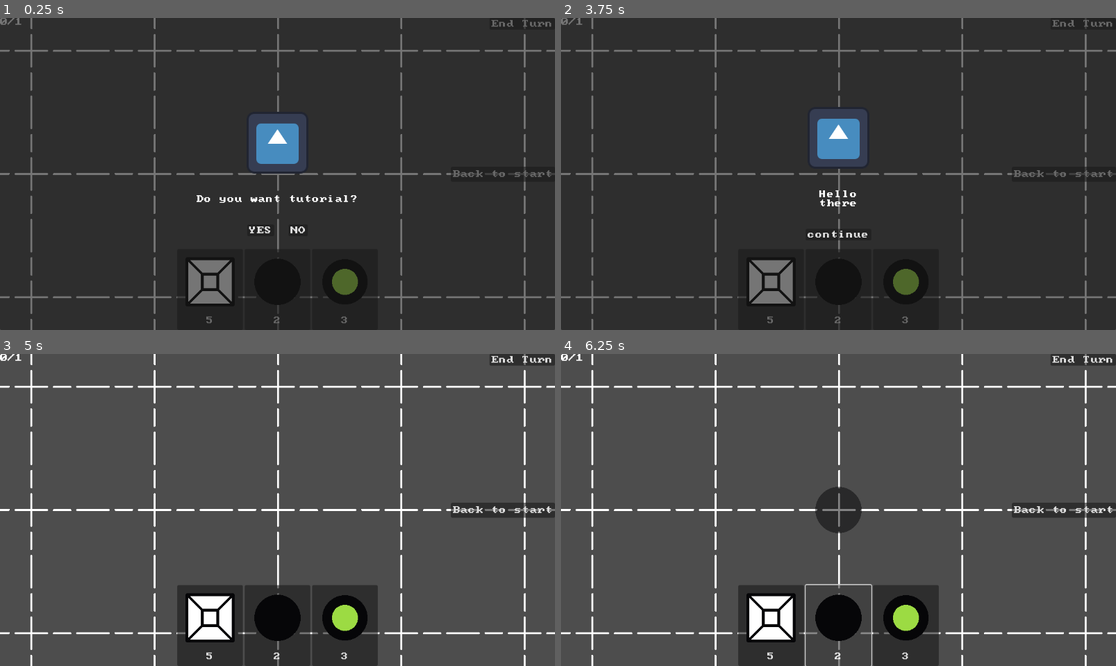
Above: before the commit, frames 1-4 (two rows, left to right).
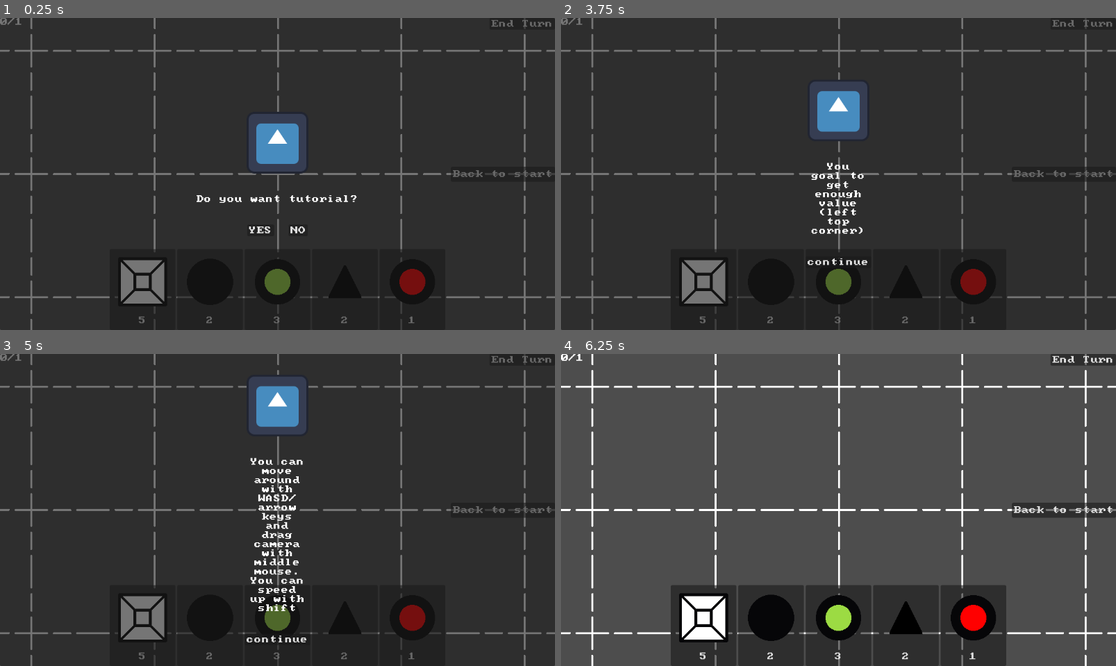
Above: after the commit, the same moments.

Repository: Iviv122/swiatlowod-2
Game: Godot game, scene res://main.tscn
Same seed, same stepped clock (60 frames per second), same inputs: the game is played once before the commit and once after it. The engine's default icon, where the game draws it, is replaced by a stand-in: a white triangle on a blue panel in a dark square.
Inputs (mouse positions are in pixels of both pictures, inside the frame that each line leads up to):
- Up to frame 1 (0.25 s): no input
- Up to frame 2 (3.75 s): click "5" at 0.5 s; click "2" at 1.25 s; click "End Turn" at 2 s; click (971, 289) at 2.75 s, where only the run after the commit has a clickable "1"; click "YES" at 3.5 s
- Up to frame 3 (5 s): click "continue" at 4.25 s
- Up to frame 4 (6.25 s): click (838, 641) at 5 s, where only the run after the commit has a clickable "continue"; click (838, 622) at 5.75 s, where only the run after the commit has a clickable "continue"

The runs differ from the first frame. In frame 1, 3.8% of the frame differs, in the area x 20-80%, y 74-100%; in frame 2, 6.8%; in frame 3, 91%, in the area x 0-100%, y 0-100%; in frame 4, 9.6%.

Commit message:
forwarder

Diff:
--- a/assets/concrete_components/factory.tres
+++ b/assets/concrete_components/factory.tres
@@ -9,4 +9,5 @@
 on_trigger_desc = "Produce 1 value"
 max_connections = 2
 sprite = ExtResource("2_1ny0p")
+priority_level = 10
 metadata/_custom_type_script = "uid://ckuewexy0fnce"
--- /dev/null
+++ b/assets/concrete_components/forwarder.tres
@@ -0,0 +1,12 @@
+[gd_resource type="Resource" script_class="Forwarder" load_steps=3 format=3 uid="uid://crnk2ck3ivgu6"]
+
+[ext_resource type="Script" uid="uid://c252ucgsfdt4q" path="res://objects/components_concrete/forwarder.gd" id="1_2sach"]
+[ext_resource type="Texture2D" uid="uid://cou8f4ymepi1o" path="res://raw_assets/forwarder.png" id="2_cu0nh"]
+
+[resource]
+script = ExtResource("1_2sach")
+Name = "Forwarder"
+on_trigger_desc = "Send signal into direction arrow looks"
+max_connections = 2
+sprite = ExtResource("2_cu0nh")
+metadata/_custom_type_script = "uid://c252ucgsfdt4q"
--- a/assets/concrete_components/repeater.tres
+++ b/assets/concrete_components/repeater.tres
@@ -6,9 +6,8 @@
 [resource]
 script = ExtResource("1_ogrxd")
 Name = "Repeater"
-on_trigger_desc = "Send signal to all neighbours.
-First time 100% chance.
-Then 10% chance."
+on_trigger_desc = "Send signal to all neighbours
+Exclude signal owner"
 max_connections = 3
 sprite = ExtResource("2_4uj4n")
 metadata/_custom_type_script = "uid://dmr3lmasdr0aj"
--- a/assets/concrete_components/router.tres
+++ b/assets/concrete_components/router.tres
@@ -9,4 +9,5 @@
 on_trigger_desc = "Send signal to random neighbour"
 max_connections = 5
 sprite = ExtResource("2_aq2b5")
+priority_level = 2
 metadata/_custom_type_script = "uid://bwv32o2dpsjrq"
--- a/main.tscn
+++ b/main.tscn
@@ -14,6 +14,8 @@
 [ext_resource type="PackedScene" uid="uid://de864lepfoan0" path="res://prefabs/tutorial.tscn" id="8_5vw27"]
 [ext_resource type="Resource" uid="uid://dxmht4utnnhpx" path="res://assets/concrete_components/repeater.tres" id="8_ycdy4"]
 [ext_resource type="Texture2D" uid="uid://ryomm0grwrvk" path="res://raw_assets/dashed_tile.png" id="9_kek77"]
+[ext_resource type="Resource" uid="uid://crnk2ck3ivgu6" path="res://assets/concrete_components/forwarder.tres" id="10_cegan"]
+[ext_resource type="Resource" uid="uid://lcw6k8ta0ybm" path="res://assets/concrete_components/router.tres" id="11_82xsv"]
 [ext_resource type="Script" uid="uid://b3tqh0p6dvmqm" path="res://objects/progression/turn_timer.gd" id="12_vivmo"]
 [ext_resource type="Script" uid="uid://byxtdq2gkxl03" path="res://objects/select_screen/select_canvas.gd" id="16_2cqfq"]
 [ext_resource type="Script" uid="uid://6dbbnn0gj4kh" path="res://objects/select_screen/pack_selector.gd" id="17_074og"]
@@ -35,6 +37,18 @@
 script = ExtResource("5_272bh")
 comp = ExtResource("8_ycdy4")
 amount = 3
+metadata/_custom_type_script = "uid://ckbxto3f132l4"
+
+[sub_resource type="Resource" id="Resource_getpj"]
+script = ExtResource("5_272bh")
+comp = ExtResource("10_cegan")
+amount = 2
+metadata/_custom_type_script = "uid://ckbxto3f132l4"
+
+[sub_resource type="Resource" id="Resource_82xsv"]
+script = ExtResource("5_272bh")
+comp = ExtResource("11_82xsv")
+amount = 1
 metadata/_custom_type_script = "uid://ckbxto3f132l4"
 
 [sub_resource type="TileSetAtlasSource" id="TileSetAtlasSource_4c57u"]
@@ -102,6 +116,24 @@
 "
 script = ExtResource("1_0xm2m")
 res = SubResource("Resource_w48qg")
+mouse = NodePath("../../../Mouse")
+metadata/_custom_type_script = "uid://g0gktq42cgrq"
+
+[node name="Button4" type="Button" parent="InGameUI/VBoxContainer" node_paths=PackedStringArray("mouse")]
+layout_mode = 2
+text = "option1
+"
+script = ExtResource("1_0xm2m")
+res = SubResource("Resource_getpj")
+mouse = NodePath("../../../Mouse")
+metadata/_custom_type_script = "uid://g0gktq42cgrq"
+
+[node name="Button5" type="Button" parent="InGameUI/VBoxContainer" node_paths=PackedStringArray("mouse")]
+layout_mode = 2
+text = "option1
+"
+script = ExtResource("1_0xm2m")
+res = SubResource("Resource_82xsv")
 mouse = NodePath("../../../Mouse")
 metadata/_custom_type_script = "uid://g0gktq42cgrq"
 
--- a/objects/components/component_instance.gd
+++ b/objects/components/component_instance.gd
@@ -46,7 +46,20 @@
 	t.tween_property(self,"scale",Vector2(1.2,1.2),0.1).set_trans(Tween.TRANS_SPRING)
 	t.tween_property(self,"scale",Vector2(1,1),0.1).set_delay(0.05).set_trans(Tween.TRANS_SPRING)
 
-	component.trigger(neighbours,self)
+	component.trigger(neighbours,self,self)
+
+func switch() -> void:
+	component.switch()
+
+func trigger_outside(signal_owner : ComponentInstance):
+	if t:
+		t.kill()
+	t = create_tween()
+
+	t.tween_property(self,"scale",Vector2(1.2,1.2),0.1).set_trans(Tween.TRANS_SPRING)
+	t.tween_property(self,"scale",Vector2(1,1),0.1).set_delay(0.05).set_trans(Tween.TRANS_SPRING)
+
+	component.trigger(neighbours,self,signal_owner)
 
 func send_pulse(i : int) -> void:
 	wires[i].play_effect(self,neighbours[i])
--- a/objects/components/function.gd
+++ b/objects/components/function.gd
@@ -21,7 +21,10 @@
     pass
 func on_turn_end(_neighbour : Array[ComponentInstance],s : ComponentInstance ) -> void:
     pass
-func trigger(_neighbour : Array[ComponentInstance],s : ComponentInstance ) -> void:
+func trigger(_neighbour : Array[ComponentInstance],s : ComponentInstance,signal_owner : ComponentInstance) -> void:
     pass
 func on_turn_start(s : ComponentInstance) -> void:
     pass
+# change compoment on right click
+func switch() -> void:
+    pass
--- a/objects/components/pulse_signal.gd
+++ b/objects/components/pulse_signal.gd
@@ -1,5 +1,7 @@
 extends Sprite2D
 class_name PulseSignal
+
+var signal_owner : ComponentInstance
 
 func _ready():
 
@@ -16,5 +18,5 @@
 	var t = create_tween()
 	t.tween_property(self,"global_position",d.global_position,0.2).set_trans(Tween.TRANS_SINE)
 	await get_tree().create_timer(0.2).timeout
-	d.trigger()
+	d.trigger_outside(signal_owner)
 	queue_free()
--- a/objects/components/wire.gd
+++ b/objects/components/wire.gd
@@ -8,6 +8,8 @@
 	var pulse_particle = PulseSignal.new()
 
 	pulse_particle.global_position = s.global_position
+	pulse_particle.signal_owner = s
+
 	get_tree().root.add_child(pulse_particle)
 
 	pulse_particle.send(neighbour)
--- a/objects/components_concrete/entry_point.gd
+++ b/objects/components_concrete/entry_point.gd
@@ -5,9 +5,9 @@
 
 func on_turn_end(_neighbours : Array[ComponentInstance],s : ComponentInstance) -> void:
 	was_triggered = false
-	trigger(_neighbours,s)
+	trigger(_neighbours,s,s)
 
-func trigger(_neighbours : Array[ComponentInstance], s :ComponentInstance) -> void:
+func trigger(_neighbours : Array[ComponentInstance],s : ComponentInstance,signal_owner : ComponentInstance) -> void:
 	if !was_triggered:
 		if _neighbours.size() >0:
 			was_triggered = true
--- a/objects/components_concrete/factory.gd
+++ b/objects/components_concrete/factory.gd
@@ -1,5 +1,5 @@
 extends Component
 class_name Factory
 
-func trigger(_neighbour : Array[ComponentInstance],s : ComponentInstance ) -> void:
+func trigger(_neighbour : Array[ComponentInstance],s : ComponentInstance,_signal_owner : ComponentInstance) -> void:
     MoneyParticleSpawnerInstance.spawn_particle(s.global_position,1)
--- /dev/null
+++ b/objects/components_concrete/forwarder.gd
@@ -0,0 +1,20 @@
+extends Component
+class_name Forwarder
+
+var target_dir : int = 0
+
+func switch():
+	print("switch")
+	if target_dir == 1:
+		target_dir = 0
+	else:
+		target_dir = 1
+
+func send(_neighbours : Array[ComponentInstance], s :ComponentInstance,_signal_owner : ComponentInstance):
+
+	PopTextCreatorInstance.pop_text(s.global_position,"triggered",Color.GREEN)
+	if _neighbours[0] && _neighbours[1]:
+			s.send_pulse(target_dir)
+
+func trigger(_neighbour : Array[ComponentInstance],s : ComponentInstance,signal_owner : ComponentInstance) -> void:
+	send(_neighbour,s,signal_owner)
--- a/objects/components_concrete/repeater.gd
+++ b/objects/components_concrete/repeater.gd
@@ -1,20 +1,14 @@
 extends Component
 class_name Repeater
 
-var was_triggered = false
 
-func on_turn_end(_neighbours : Array[ComponentInstance],s : ComponentInstance) -> void:
-	was_triggered = false
+func send(_neighbours : Array[ComponentInstance], s :ComponentInstance,_signal_owner : ComponentInstance):
+	for i in _neighbours.size():
+		if _neighbours[i] == _signal_owner:
+			continue
 
-func send(_neighbours : Array[ComponentInstance], s :ComponentInstance):
-	for i in _neighbours.size():
-				PopTextCreatorInstance.pop_text(s.global_position,"triggered",Color.GREEN)
-				s.send_pulse(i)
+		PopTextCreatorInstance.pop_text(s.global_position,"triggered",Color.GREEN)
+		s.send_pulse(i)
 
-func trigger(_neighbours : Array[ComponentInstance], s :ComponentInstance) -> void:
-	if was_triggered:
-		if randf() > 0.9:
-			send(_neighbours,s)
-	else:
-		send(_neighbours,s)
-	was_triggered = true
+func trigger(_neighbour : Array[ComponentInstance],s : ComponentInstance,signal_owner : ComponentInstance) -> void:
+	send(_neighbour,s,signal_owner)
--- a/objects/components_concrete/router.gd
+++ b/objects/components_concrete/router.gd
@@ -4,7 +4,8 @@
 
 func send(_neighbours : Array[ComponentInstance], s :ComponentInstance):
 	PopTextCreatorInstance.pop_text(s.global_position,"triggered",Color.GREEN)
+
 	s.send_pulse(randi_range(0,_neighbours.size()-1))
 
-func trigger(_neighbours : Array[ComponentInstance], s :ComponentInstance) -> void:
-	send(_neighbours,s)
+func trigger(_neighbour : Array[ComponentInstance],s : ComponentInstance,_signal_owner : ComponentInstance) -> void:
+	send(_neighbour,s)
--- a/objects/components_concrete/sample.gd
+++ /dev/null
@@ -1,20 +0,0 @@
-extends Component
-class_name Sample
-
-func on_place() -> void:
-	print("placed")
-
-func on_connect(_neighbour : ComponentInstance) -> void:
-	print("connected")
-
-func on_appear() -> void:
-	print("new item appeared")
-
-func on_item_trigger() -> void:
-	print("item in grid done something")
-
-func on_turn_end(_neighbours : Array[ComponentInstance],s) -> void:
-	print("turn ended")
-
-func trigger(_neighbours : Array[ComponentInstance],s) -> void:
-	print("i was triggered")
--- a/objects/in_field_ui/mouse.gd
+++ b/objects/in_field_ui/mouse.gd
@@ -114,10 +114,9 @@
 		current_wire.queue_free()
 		current_wire = null
 
-func cancel():
-	stop_wiring()
-	if current_state == MouseState.Placing || current_state == MouseState.CantPlace:
-		clear()
+func modify_component():
+	if result[0].collider:
+		result[0].collider.switch()
 
 func _unhandled_input(event: InputEvent) -> void:
 
@@ -134,8 +133,13 @@
 		else:
 			PopTextCreatorInstance.pop_text(get_global_mouse_position(),"no space",Color.RED)
 		move(get_global_mouse_position())
-	if event.is_action("cancel"):
-		cancel()
+	if event.is_action_pressed("cancel"):
+		if current_state == MouseState.Wiring:
+			modify_component()
+		elif  current_state == MouseState.Placing || current_state == MouseState.CantPlace:
+			clear()
+
+		stop_wiring()
 
 
 enum MouseState{
--- a/prefabs/tutorial.tscn
+++ b/prefabs/tutorial.tscn
@@ -18,8 +18,9 @@
 grow_horizontal = 2
 grow_vertical = 2
 script = ExtResource("1_i083s")
-images = Array[Texture2D]([ExtResource("1_3a25p")])
-description = Array[String](["Hello there"])
+images = Array[Texture2D]([ExtResource("1_3a25p"), ExtResource("1_3a25p"), ExtResource("1_3a25p")])
+description = Array[String](["You goal to get enough value (left top corner)", "You can move around with WASD/arrow keys and drag camera with middle mouse.
+You can speed up with shift", "You have different components in your bar. Hover mouse to get description"])
 metadata/_custom_type_script = "uid://dn1ckfr0j1n81"
 
 [node name="VBoxContainer" type="VBoxContainer" parent="Panel"]
Not shown: 1 places in main.tscn that only renumber resources
Not shown, added: objects/components_concrete/forwarder.gd.uid
Not shown, removed: objects/components_concrete/sample.gd.uid
Binary file added: raw_assets/forwarder.png
Not shown, added: raw_assets/forwarder.png.import
